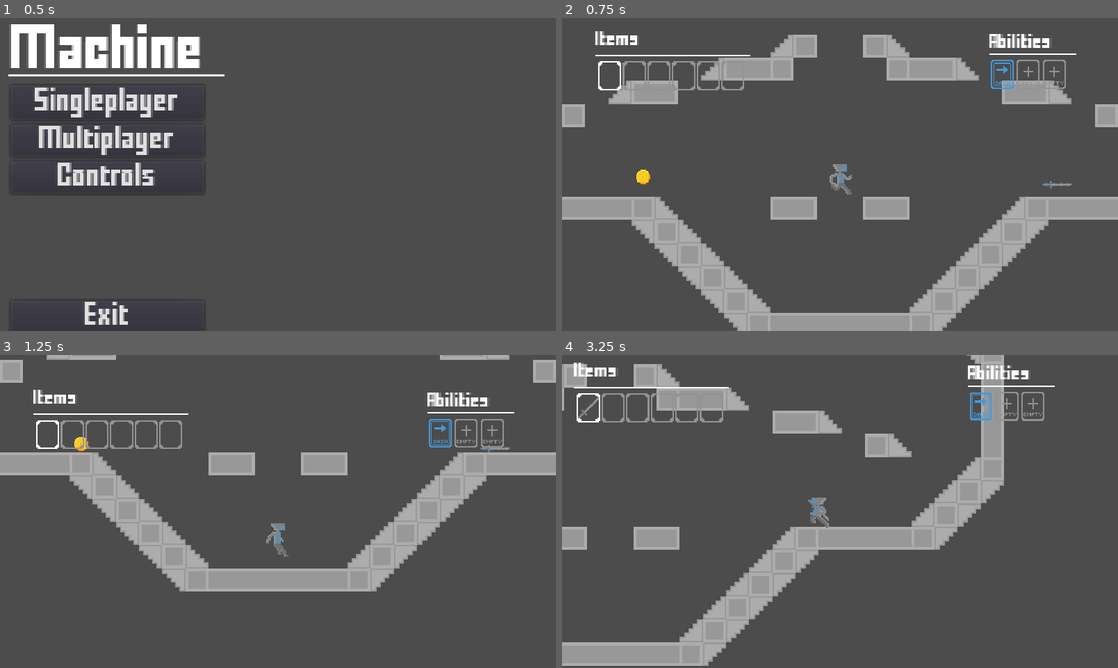
Above: before the commit, frames 1-4 (two rows, left to right).
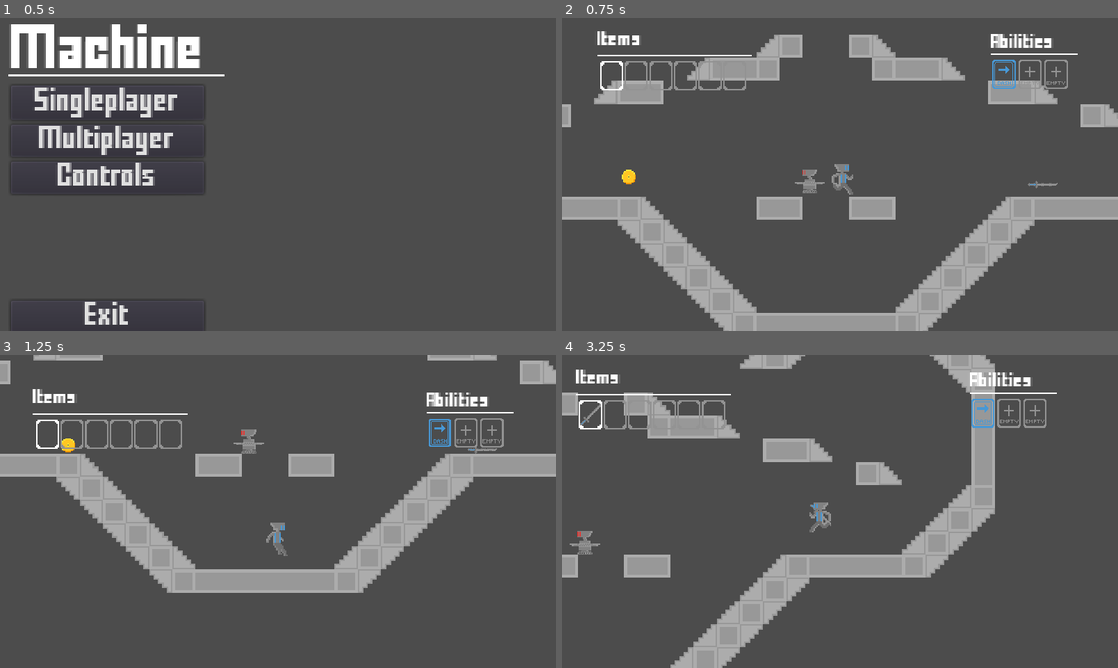
Above: after the commit, the same moments.

Repository: LQR471814/Machine
Game: Godot game, scene res://Menu.tscn
Same seed, same stepped clock (60 frames per second), same inputs: the game is played once before the commit and once after it.
Inputs:
- Up to frame 1 (0.5 s): no input
- Up to frame 2 (0.75 s): click "Singleplayer" at 0.5 s
- Up to frame 3 (1.25 s): no input
- Up to frame 4 (3.25 s): hold Ctrl (dash) 1.28-2.03 s; hold Right (ui_right) 1.28-2.78 s; tap Up (ui_up) at 1.52, 2.27 s; tap Q (drop_item) at 2.1 s; hold Left (ui_left) from 2.78 s (still down); tap 1 (inv_slot_0) at 2.85 s

Frame 1 is identical in both runs. In frame 2, 8.8% of the frame differs, in the area x 1-100%, y 4-100%; in frame 3, 6.3%; in frame 4, 20%, in the area x 0-89%, y 0-100%.

Commit message:
Enemies Part 1

Diff:
--- a/Client.tscn
+++ b/Client.tscn
@@ -407,7 +407,6 @@
 scale = Vector2( 0.5, 0.5 )
 frames = SubResource( 12 )
 animation = "DashReady"
-frame = 1
 playing = true
 
 [node name="Empty_0" type="VBoxContainer" parent="Player/Cooldowns/Container/Cooldowns"]
--- /dev/null
+++ b/enemies/Enemy_Weak.tscn
@@ -0,0 +1,31 @@
+[gd_scene load_steps=7 format=2]
+
+[ext_resource path="res://assets/sprites/weak_enemy/run/weak_enemy_run-1.png" type="Texture" id=1]
+[ext_resource path="res://assets/sprites/weak_enemy/run/weak_enemy_run-0.png" type="Texture" id=2]
+[ext_resource path="res://assets/sprites/weak_enemy/run/weak_enemy_run-2.png" type="Texture" id=3]
+[ext_resource path="res://src/Enemy_Weak.gd" type="Script" id=4]
+
+[sub_resource type="RectangleShape2D" id=1]
+extents = Vector2( 8, 11 )
+
+[sub_resource type="SpriteFrames" id=2]
+animations = [ {
+"frames": [ ExtResource( 2 ), ExtResource( 1 ), ExtResource( 3 ) ],
+"loop": true,
+"name": "run",
+"speed": 6.0
+} ]
+
+[node name="Enemy" type="KinematicBody2D"]
+scale = Vector2( 0.75, 0.75 )
+collision_layer = 3
+collision_mask = 3
+script = ExtResource( 4 )
+
+[node name="Collision" type="CollisionShape2D" parent="."]
+position = Vector2( 0, 0.9721 )
+shape = SubResource( 1 )
+
+[node name="Sprite" type="AnimatedSprite" parent="."]
+frames = SubResource( 2 )
+animation = "run"
--- a/maps/default/default.tscn
+++ b/maps/default/default.tscn
@@ -7,6 +7,7 @@
 [ext_resource path="res://assets/tiles/Staircase_1/Staircase_1-1.png" type="Texture" id=5]
 [ext_resource path="res://assets/tiles/Staircase_1/Staircase_1-3.png" type="Texture" id=6]
 [ext_resource path="res://items/test.tscn" type="PackedScene" id=7]
+[ext_resource path="res://enemies/Enemy_Weak.tscn" type="PackedScene" id=8]
 [ext_resource path="res://src/Map.gd" type="Script" id=9]
 
 [sub_resource type="ConvexPolygonShape2D" id=1]
@@ -277,3 +278,7 @@
 
 [node name="Item2" parent="Items" instance=ExtResource( 1 )]
 position = Vector2( 150, 4 )
+
+[node name="Enemies" type="Node2D" parent="."]
+
+[node name="Enemy" parent="Enemies" instance=ExtResource( 8 )]
--- /dev/null
+++ b/src/Enemy_Weak.gd
@@ -0,0 +1,12 @@
+extends KinematicBody2D
+
+const GRAVITY = 300
+
+var motion = Vector2.ZERO
+
+func _ready():
+	pass
+
+func _process(delta):
+	motion.y += GRAVITY * delta
+	motion = move_and_slide(motion, Vector2.UP)
Not shown: 1 places in maps/default/default.tscn that only renumber resources
